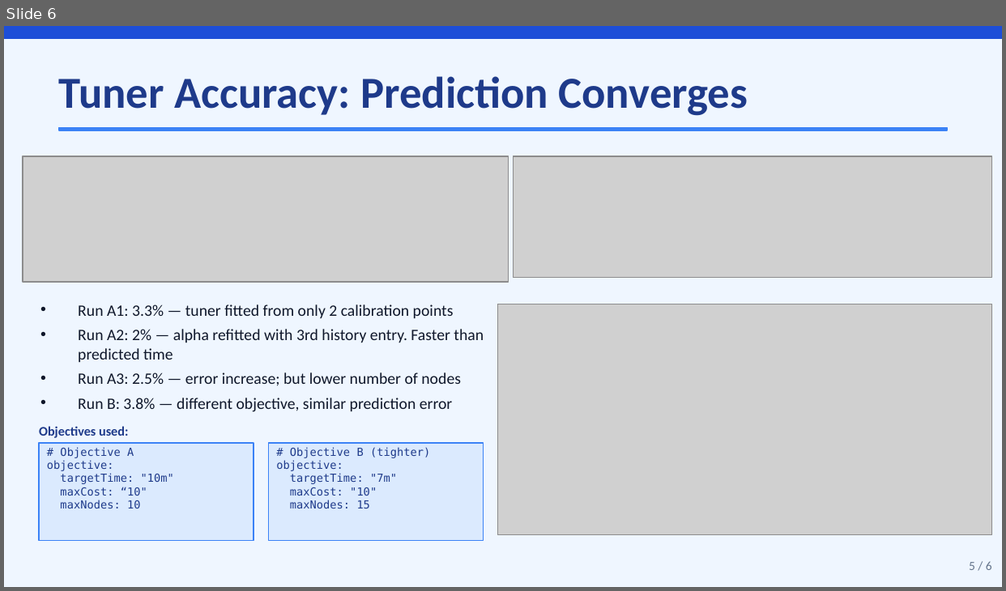
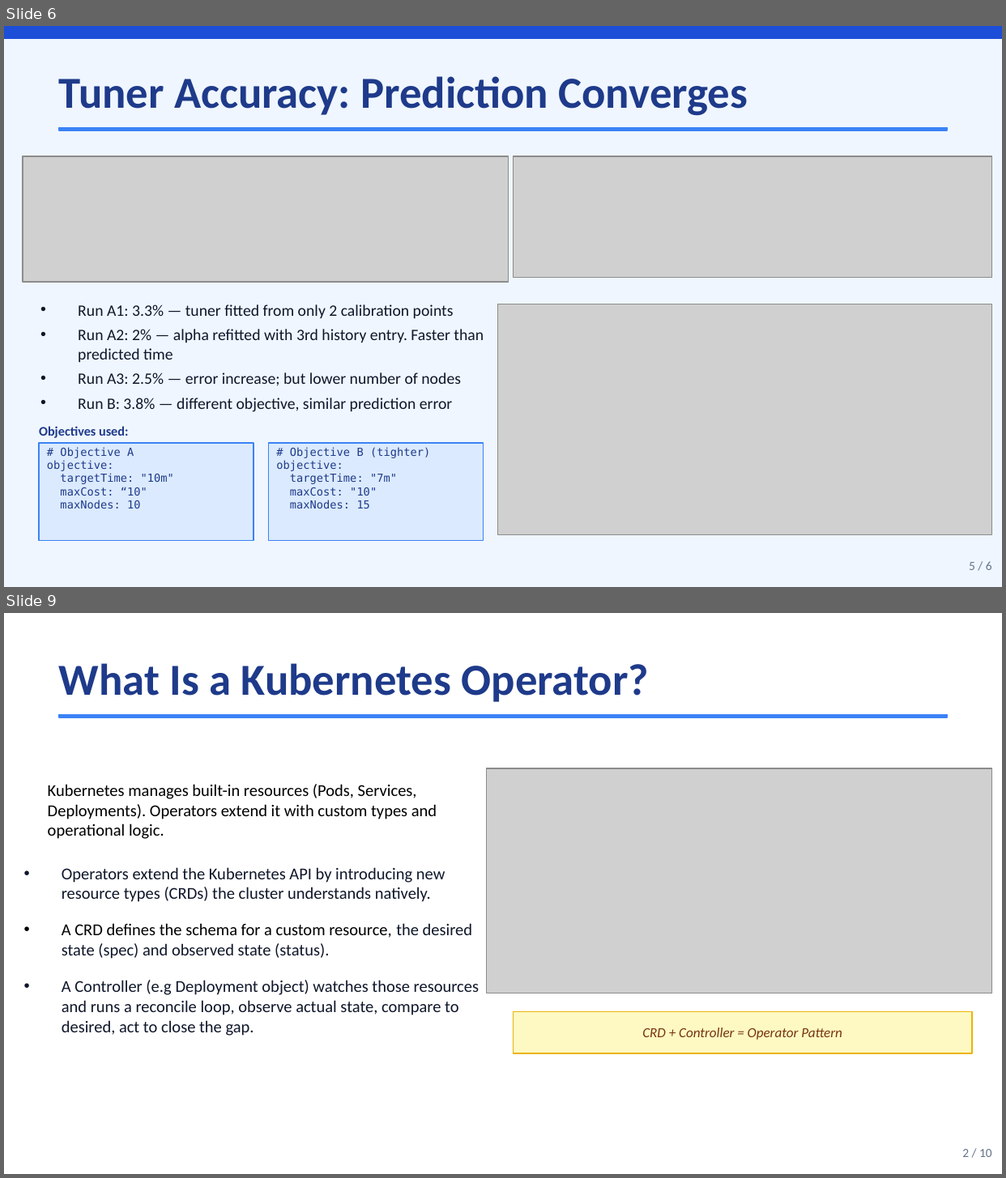
Before and after one commit to JonMukaj/praktikum2, a slide deck: presentation/final-finished.pptx. Shown one above the other, each under a label of ours: slide 6 before the commit, slides 6 and 9 after it; the slides between them are not shown. The pictures are 1006x591 and 1006x1178 pixels, drawn with LibreOffice and Linux fonts; fonts in the diff are those of the drawing; grey boxes stand for pictures. Boxes give left, top, right and bottom in pixels: in the first picture for what was removed or moved away, otherwise in the second. Text is boxed around its words. In the diff, an @@ line names an element or a change of style, - is before the commit and + after.

```diff
--- a/presentation/final-finished.pptx
+++ b/presentation/final-finished.pptx
@@ slide 9 added at <box>4,613,1002,1174</box>, background #FFFFFF @@
@@ text added at <box>59,663,650,702</box>, 32 pt, text #1E3A8A, bold @@
+What Is a Kubernetes Operator?
@@ rectangle added at <box>59,715,947,717</box>, fill #3B82F6, outline #3B82F6 1 pt @@
@@ picture added at <box>486,769,992,993</box> @@
@@ text added at <box>48,784,437,839</box>, 12 pt, text #000000 @@
+Kubernetes manages built-in resources (Pods, Services, Deployments). Operators extend it with custom types and operational logic.
@@ text added at <box>62,867,479,1036</box>, 12 pt, text #0F172A @@
+• Operators extend the Kubernetes API by introducing new resource types (CRDs) the cluster understands natively.
+• A CRD defines the schema for a custom resource, the desired state (spec) and observed state (status).
+• A Controller (e.g Deployment object) watches those resources and runs a reconcile loop, observe actual state, compare to desired, act to close the gap.
@@ rectangle added at <box>513,1012,972,1054</box>, fill #FEF9C3, outline #EAB308 0.75 pt @@
@@ text added at <box>642,1028,842,1040</box>, 10 pt, text #78350F, italic @@
+CRD + Controller = Operator Pattern
@@ text added at <box>962,1149,992,1157</box>, 9 pt, text #64748B @@
+2 / 10
```
Also in this commit, not shown: 3 slides changed, 1 other slide added.
